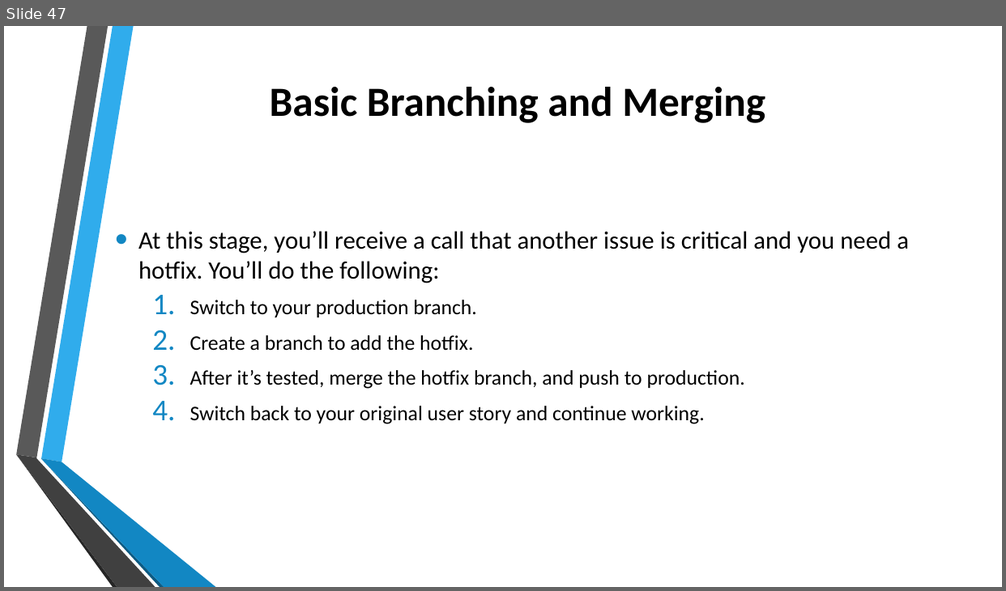
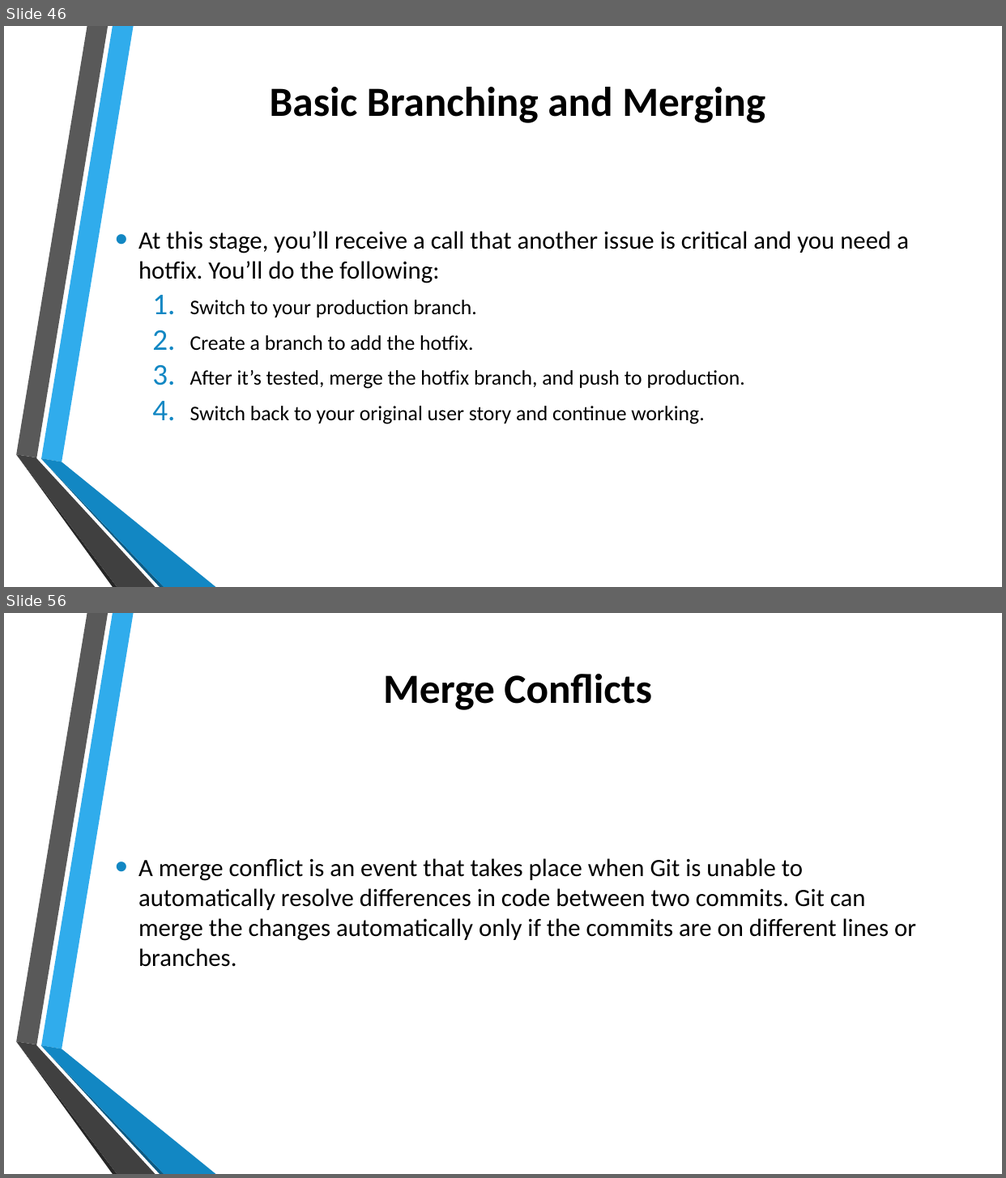
Before and after one commit to errol20/GitPPT, a slide deck: Version Control using Git.pptx. Shown one above the other, each under a label of ours: slide 47 before the commit, slides 46 and 56 after it; the slides between them are not shown. The pictures are 1006x591 and 1006x1178 pixels, drawn with LibreOffice and Linux fonts; fonts in the diff are those of the drawing; background and template pictures are left out. Boxes give left, top, right and bottom in pixels: in the first picture for what was removed or moved away, otherwise in the second. Text is boxed around its words. In the diff, an @@ line names an element or a change of style, - is before the commit and + after.

```diff
--- a/Version Control using Git.pptx
+++ b/Version Control using Git.pptx
@@ slide 56 added at [4, 613, 1002, 1174], background picture (left out); not listed: 6 template elements that a slide beside it also shows @@
@@ title added at [383, 674, 652, 710], 40 pt, text #000000, bold @@
+Merge Conflicts
@@ text added at [138, 858, 916, 967], 24 pt, text #000000 @@
+• A merge conflict is an event that takes place when Git is unable to automatically resolve differences in code between two commits. Git can merge the changes automatically only if the commits are on different lines or branches.
@@ what was slide 47 is now slide 46 @@
```
Also in this commit, not shown: 19 other slides added, 1 slide removed.
